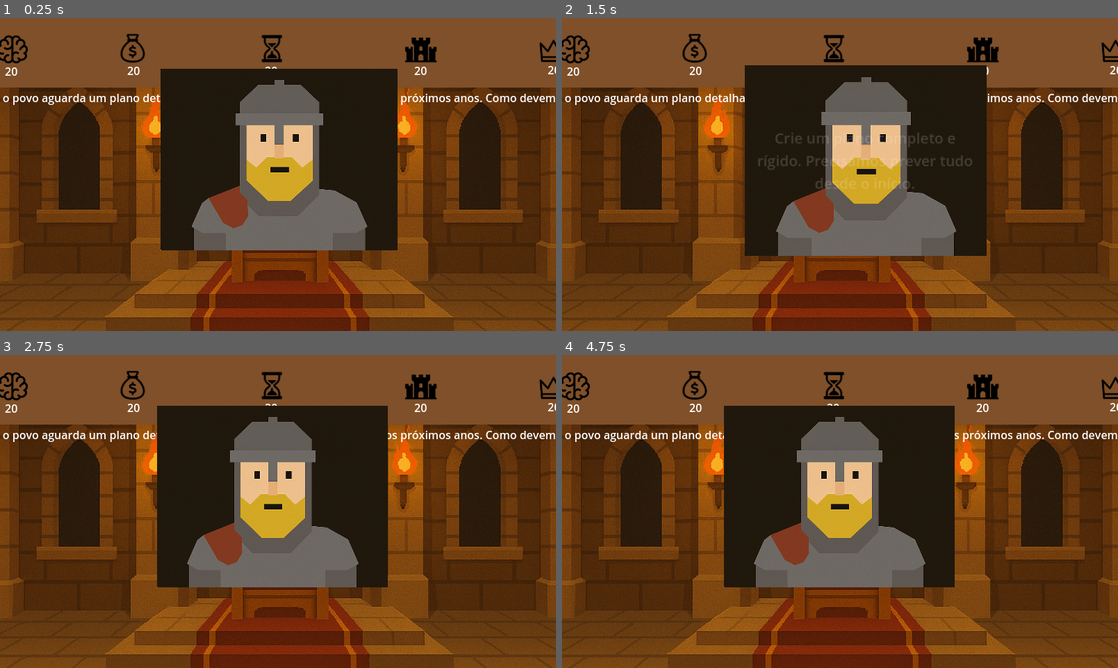
Above: before the commit, frames 1-4 (two rows, left to right).
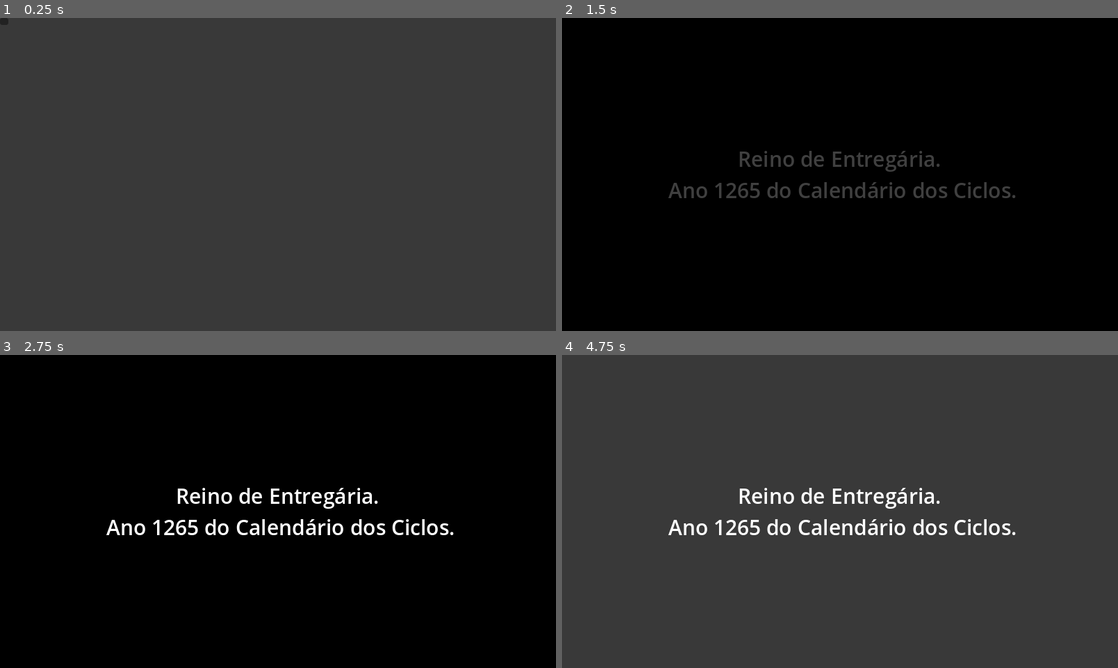
Above: after the commit, the same moments.

Repository: JulioDomanski/TCC
Game: Godot game, scene res://scenes/Intro.tscn
Two runs of this game, one before a commit and one after it. Both use one fixed random seed, a clock stepped at 60 frames per second and the inputs below. Before the commit the project starts from res://scenes/Main.tscn.
Inputs (mouse positions are in pixels of both pictures, inside the frame that each line leads up to):
- Up to frame 1 (0.25 s): no input
- Up to frame 2 (1.5 s): click (567, 21) at 0.52 s; tap Enter at 1.25 s; drag from (828, 165) to (895, 105) at 1.27 s
- Up to frame 3 (2.75 s): drag from (166, 527) to (250, 574) at 2.02 s
- Up to frame 4 (4.75 s): move the mouse to (895, 442) at 2.77 s; click (895, 442) at 2.92 s; tap Space at 3.5 s; drag from (812, 574) to (673, 464) at 3.52 s; move the mouse to (1006, 558) at 4.27 s; click (1006, 558) at 4.42 s

The runs differ from the first frame. In frame 1, 100% of the frame differs, in the area x 0-100%, y 0-100%; in frame 2, 99%; in frame 3, 99%; in frame 4, 100%.

Commit message:
feat : tela capitulo implementada e fluxo cenas tambem

Diff:
--- a/project.godot
+++ b/project.godot
@@ -11,7 +11,7 @@
 [application]
 
 config/name="TCC2"
-run/main_scene="res://scenes/Main.tscn"
+run/main_scene="uid://cbkdykatrx1sr"
 config/features=PackedStringArray("4.4")
 config/icon="res://icon.png"
 
--- a/scripts/Intro.gd
+++ b/scripts/Intro.gd
@@ -37,7 +37,7 @@
 
 func _ready() :
 	var black_overlay := ColorRect.new()
-	black_overlay.color = Color(0, 0, 0, 0)  # Fully transparent
+	black_overlay.color = Color(0, 0, 0, 0)
 	black_overlay.anchor_left = 0
 	black_overlay.anchor_top = 0
 	black_overlay.anchor_right = 1
@@ -48,19 +48,19 @@
 	black_overlay.offset_bottom = 0
 	add_child(black_overlay)
 
-	# Step 2: Tween fade to black
+
 	var tween := create_tween()
 	tween.tween_property(black_overlay, "color", Color(0, 0, 0, 1), 1.0)
 	await tween.finished
 
-	# Step 3: Remove all children except the overlay
+
 	for child in get_children():
 		if child != black_overlay:
 			child.queue_free()
 
 
-	await get_tree().process_frame  # Let Godot finish cleanup
-	# In _ready or a function:
+	await get_tree().process_frame
+
 	var center_container := CenterContainer.new()
 	center_container.anchor_left = 0
 	center_container.anchor_top = 0
@@ -76,29 +76,28 @@
 	label_black_screen.text = "Reino de Entregária.\n Ano 1265 do Calendário dos Ciclos."
 	label_black_screen.horizontal_alignment = HORIZONTAL_ALIGNMENT_CENTER
 	label_black_screen.vertical_alignment = VERTICAL_ALIGNMENT_CENTER
-	# Customize appearance
+
 	label_black_screen.add_theme_font_size_override("font_size", 30)
 	label_black_screen.modulate = Color(0, 0, 0, 0)
 
-	# Fade in effect
+
 	var tween_label := create_tween()
 	tween_label.tween_property(label_black_screen, "modulate", Color(1, 1, 1, 1), 1.0)
 
 	center_container.add_child(label_black_screen)
 	await get_tree().create_timer(3.0).timeout
 
-		# Step 5: Fade out black overlay and label
+
 	var fade_out := create_tween()
 	fade_out.tween_property(black_overlay, "modulate", Color(0, 0, 0, 0), 1.0)
 	fade_out.tween_property(label_black_screen, "modulate", Color(1, 1, 1, 0), 1.0)
 	await fade_out.finished
 
-	# Step 6: Remove label and overlay (optional)
-	center_container.queue_free()  # removes both center_container and label
+
+	center_container.queue_free()
 	black_overlay.queue_free()
 
-	# Step 7: Create and fade in TextureRect
-	# Step 7: Create and fade in TextureRect (REUSABLE)
+
 	texture_rect = TextureRect.new()
 	texture_rect.texture = preload("res://assets/backgroundIntro/PrimeiraFoto.png")
 	texture_rect.set_anchors_preset(Control.PRESET_FULL_RECT)
@@ -113,7 +112,7 @@
 	vbox.set_anchors_preset(Control.PRESET_FULL_RECT)
 	vbox.alignment = BoxContainer.ALIGNMENT_CENTER
 	add_child(vbox)
-	# Create label (REUSABLE)
+
 	label = Label.new()
 	label.horizontal_alignment = HORIZONTAL_ALIGNMENT_CENTER
 	label.autowrap_mode = TextServer.AUTOWRAP_WORD
@@ -122,10 +121,10 @@
 	label.set_anchors_preset(Control.PRESET_FULL_RECT)
 	vbox.add_child(label)
 
-	# Typewriter effect
+
 	await typewriter_text(label, "Reinava a ordem sob o Rei Ganttus, mestre das previsões e dos planos imutáveis.\nMas os ventos mudaram... e o Caos Escopial, avatar da imprevisibilidade, fez ruir aquilo que se acreditava eterno")
 
-	# Create Button (REUSABLE)
+
 	button = Button.new()
 	button.text = "Continuar"
 	button.custom_minimum_size = Vector2(180, 50)
@@ -133,7 +132,7 @@
 	button.modulate = Color(1, 1, 1, 0)
 	add_child(button)
 
-	# Bottom-right anchors
+
 	button.anchor_left = 1
 	button.anchor_top = 1
 	button.anchor_right = 1
@@ -144,7 +143,7 @@
 	button.offset_top = -80
 	button.z_index = 3
 
-	# Fade in button
+
 	var tween_button := create_tween()
 	tween_button.tween_property(button, "modulate", Color(1, 1, 1, 1), 1.0)
 
@@ -156,7 +155,7 @@
 
 
 func typewriter_text(label: Label, full_text: String, delay: float = 0.05) -> void:
-	label.text = ""  # Start empty
+	label.text = ""
 	for i in full_text.length():
 		label.text += full_text[i]
 		await get_tree().create_timer(delay).timeout
@@ -169,7 +168,7 @@
 		personagem_label.text = dados["descricao"]
 		personagem_nome.text = dados["nome"]
 
-		# Fade in
+
 		var fade_in = create_tween()
 
 		fade_in.tween_property(personagem_texture, "modulate", Color(1, 1, 1, 1), 1.0)
@@ -190,35 +189,35 @@
 func _on_continue_pressed():
 	if(mostrar_capitulo != true):
 		if(scene_counter == 1):
-			# Fade out current image and label
+
 			var fade_out := create_tween()
 			fade_out.tween_property(texture_rect, "modulate", Color(1, 1, 1, 0), 1.0)
 			fade_out.tween_property(label, "modulate", Color(1, 1, 1, 0), 1.0)
 			fade_out.tween_property(button, "modulate", Color(1, 1, 1, 0), 0.5)
 			await fade_out.finished
 
-			# Swap texture and label text
+
 			texture_rect.texture = preload("res://assets/backgroundIntro/SegundaFoto.png")
 			label.text = ""
 			label.modulate = Color(1, 1, 1, 1)
 
-			# Fade in image again
+
 			var fade_in := create_tween()
 			fade_in.tween_property(texture_rect, "modulate", Color(1, 1, 1, 1), 1.0)
 			await fade_in.finished
 
-			# Type new text
+
 			await typewriter_text(label, "Com o trono vago e o reino desolado, recai sobre ti, jovem herdeiro, a missão de reconstrução.
 		Mas não com correntes... com ciclos. Não com decretos... com colaboração.
 		Bem-vindo ao desafio da nova liderança.
 		Agora, conheça os bravos heróis que caminharão ao teu lado nessa jornada.")
 
-			# Fade in button again
+
 			var fade_in_btn := create_tween()
 			fade_in_btn.tween_property(button, "modulate", Color(1, 1, 1, 1), 1.0)
 
 
-			# You can continue this flow by changing textures/text again in more button presses
+
 
 		if(scene_counter == 2):
 			var fade_out := create_tween()
@@ -227,13 +226,13 @@
 			await fade_out.finished
 			label.queue_free()
 			vbox.queue_free()
-			# CenterContainer to center everything
+
 			var center := CenterContainer.new()
 			center.set_anchors_preset(Control.PRESET_FULL_RECT)
 			center.mouse_filter = Control.MOUSE_FILTER_IGNORE
 			add_child(center)
 
-			# VBoxContainer to stack image + label vertically
+
 			var character_box := VBoxContainer.new()
 			character_box.alignment = BoxContainer.ALIGNMENT_CENTER
 			character_box.set_anchors_preset(Control.PRESET_CENTER)
@@ -245,7 +244,7 @@
 			personagem_nome.add_theme_font_size_override("font_size", 35)
 			personagem_nome.modulate = Color(1, 1, 1, 0)
 			character_box.add_child(personagem_nome)
-			# TextureRect for character image
+
 			personagem_texture = TextureRect.new()
 			personagem_texture.expand_mode = TextureRect.EXPAND_FIT_WIDTH
 			personagem_texture.stretch_mode = TextureRect.STRETCH_KEEP_ASPECT_CENTERED
@@ -255,7 +254,7 @@
 			character_box.add_child(personagem_texture)
 
 
-			# Label for description
+
 			personagem_label = Label.new()
 			personagem_label.horizontal_alignment = HORIZONTAL_ALIGNMENT_CENTER
 			personagem_label.vertical_alignment = VERTICAL_ALIGNMENT_BOTTOM
@@ -292,9 +291,55 @@
 		fade_out_personagem.tween_property(personagem_nome, "modulate", Color(1, 1, 1, 0), 0.5)
 		fade_out_personagem.tween_property(personagem_label, "modulate", Color(1, 1, 1, 0), 0.5)
 		await fade_out_personagem.finished
+
+
 		personagem_texture.queue_free()
 		personagem_label.queue_free()
+		personagem_nome.queue_free()
+
+
+		var center_container = CenterContainer.new()
+		center_container.set_anchors_preset(Control.PRESET_FULL_RECT)
+		add_child(center_container)
+
+		var vbox_capitulo = VBoxContainer.new()
+		vbox_capitulo.alignment = BoxContainer.ALIGNMENT_CENTER
+		vbox_capitulo.set_h_size_flags(Control.SIZE_SHRINK_CENTER)
+		vbox_capitulo.set_v_size_flags(Control.SIZE_SHRINK_CENTER)
+		center_container.add_child(vbox_capitulo)
+
+
+		var capitulo_label = Label.new()
+		capitulo_label.text = "Capítulo 1: As Bases da Nova Era"
+		capitulo_label.horizontal_alignment = HORIZONTAL_ALIGNMENT_CENTER
+		capitulo_label.add_theme_font_size_override("font_size", 32)
+		capitulo_label.modulate = Color(1, 1, 1, 0)
+		vbox_capitulo.add_child(capitulo_label)
+
+
+		var conceitos_label = Label.new()
+		conceitos_label.text = "Conceitos: Colaboração, Transparência,Adaptação, Entrega Iterativa"
+		conceitos_label.horizontal_alignment = HORIZONTAL_ALIGNMENT_CENTER
+		conceitos_label.autowrap_mode = TextServer.AUTOWRAP_WORD
+		conceitos_label.add_theme_font_size_override("font_size", 24)
+		conceitos_label.modulate = Color(1, 1, 1, 0)
+		vbox_capitulo.add_child(conceitos_label)
+
 
 		var fade_in_capitulo = create_tween()
-		personagem_nome.text = "Capitulo 1:"
-		fade_in_capitulo.tween_property(personagem_nome, "modulate", Color(1, 1, 1, 1), 1.0)
+		fade_in_capitulo.tween_property(capitulo_label, "modulate", Color(1, 1, 1, 1), 1.0)
+		fade_in_capitulo.tween_property(conceitos_label, "modulate", Color(1, 1, 1, 1), 1.0)
+
+		await get_tree().create_timer(7.0).timeout
+
+		var fade_rect = ColorRect.new()
+		fade_rect.color = Color(0, 0, 0, 0)
+		fade_rect.set_anchors_preset(Control.PRESET_FULL_RECT)
+		add_child(fade_rect)
+
+
+		var tween = create_tween()
+		tween.tween_property(fade_rect, "color", Color(0, 0, 0, 1), 1.0)
+		await tween.finished
+
+		get_tree().change_scene_to_file("res://scenes/Main.tscn")
